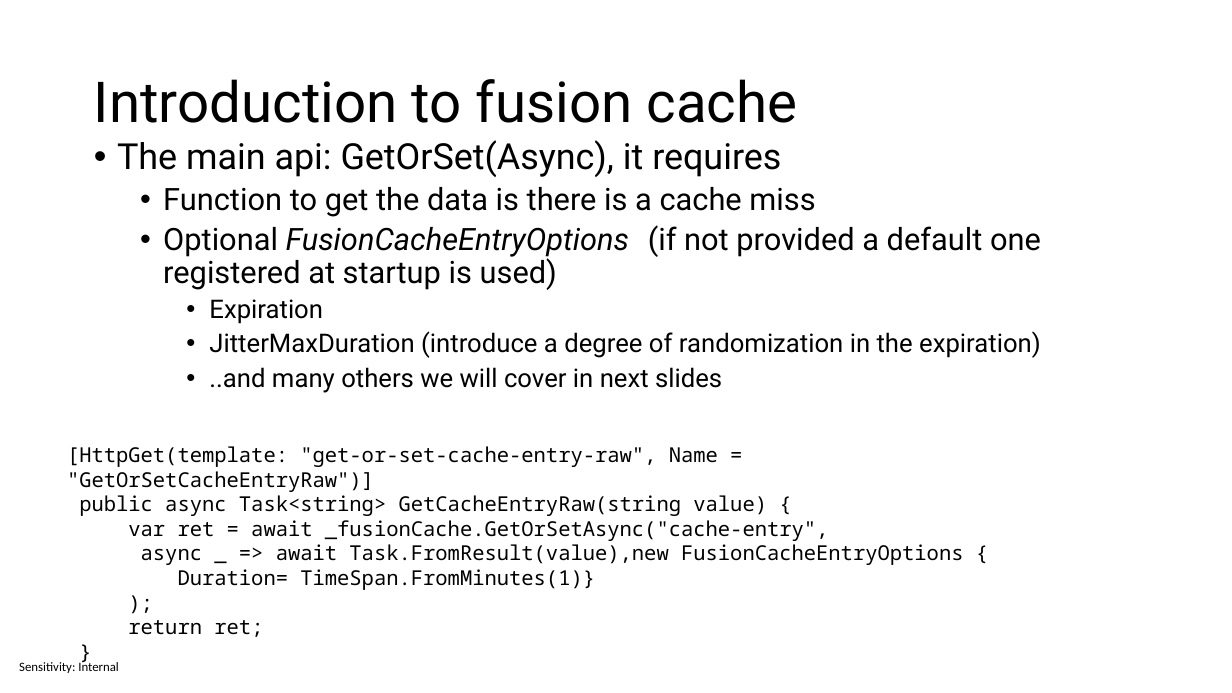
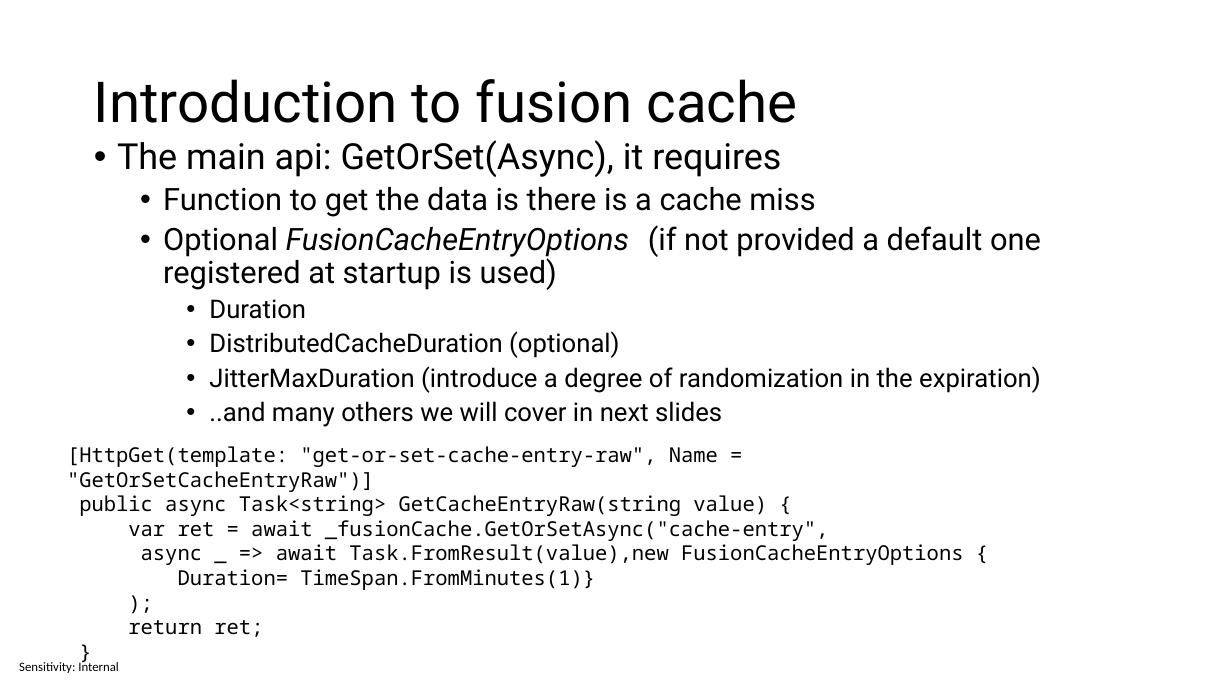
Before and after one commit to sabbadino/cache-like-a-pro-fusion-cache, a slide deck: slide 14 of cache-like-a-pro.pptx. Drawn at 1232x693 pixels with LibreOffice and Linux fonts; fonts in the diff are those of the drawing. Boxes give left, top, right and bottom in pixels: in the first picture for what was removed or moved away, otherwise in the second. Text is boxed around its words. In the diff, an @@ line names an element or a change of style, - is before the commit and + after.

```diff
--- a/cache-like-a-pro.pptx
+++ b/cache-like-a-pro.pptx
@@ text at [209, 299, 619, 358]: text changed @@
-    • Expiration
+    • Duration
+    • DistributedCacheDuration (optional)
```
Also in this commit, not shown: 2 other slides changed, 1 other file.
